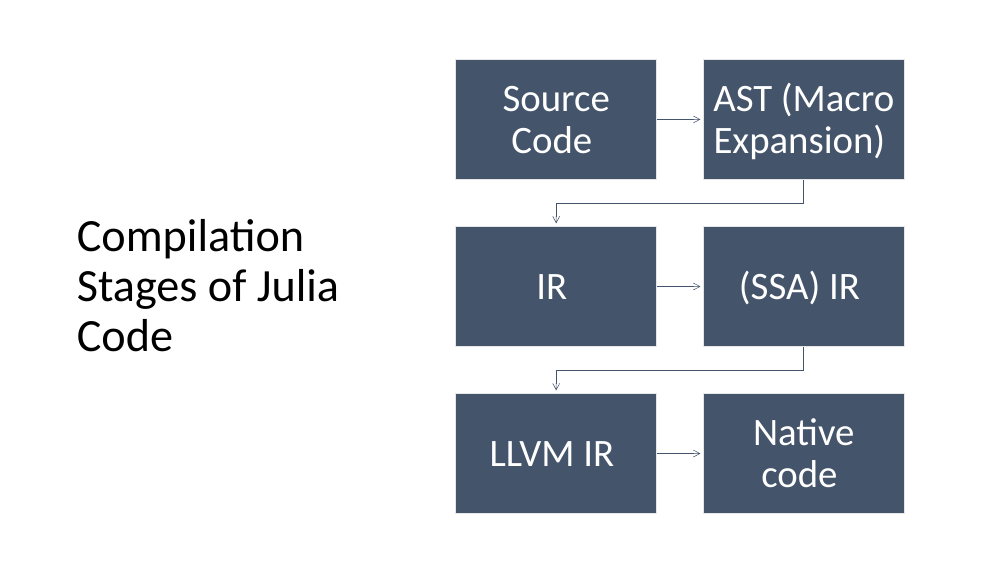
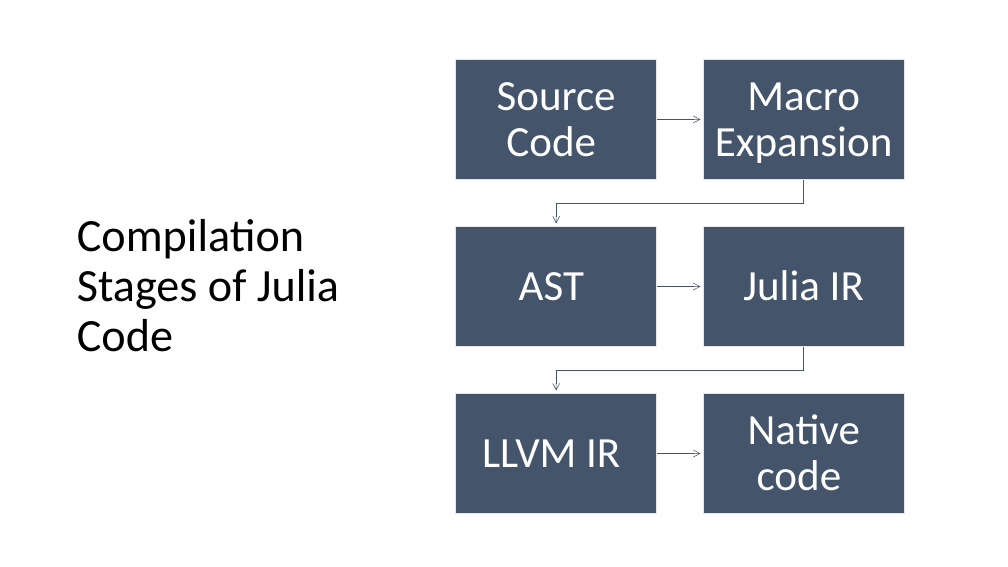
Before and after one commit to senresearch/julia-intro-docs, a slide deck: slide 7 of notebooks/xiaoqi-why-julia-fast.pptx (slide 6 before the commit). Drawn at 1008x567 pixels with LibreOffice and Linux fonts; fonts in the diff are those of the drawing. Boxes give left, top, right and bottom in pixels: in the first picture for what was removed or moved away, otherwise in the second. Text is boxed around its words. In the diff, an @@ line names an element or a change of style, - is before the commit and + after.

```diff
--- a/notebooks/xiaoqi-why-julia-fast.pptx
+++ b/notebooks/xiaoqi-why-julia-fast.pptx
@@ text at (715, 82, 892, 163): text changed; size 37 to 41 pt @@
-AST (Macro Expansion)
+Macro Expansion
@@ text at (519, 272, 584, 301): text changed; size 37 to 41 pt @@
-IR
+AST
@@ text at (743, 270, 864, 301): text changed; size 37 to 41 pt @@
-(SSA) IR
+Julia IR
@@ size 37 to 41 pt; more space between paragraphs in 3 elements at (497, 82, 616, 157), (482, 439, 620, 467), (748, 414, 860, 491) @@
```
Also in this commit, not shown: 6 other slides changed, 1 slide added.
